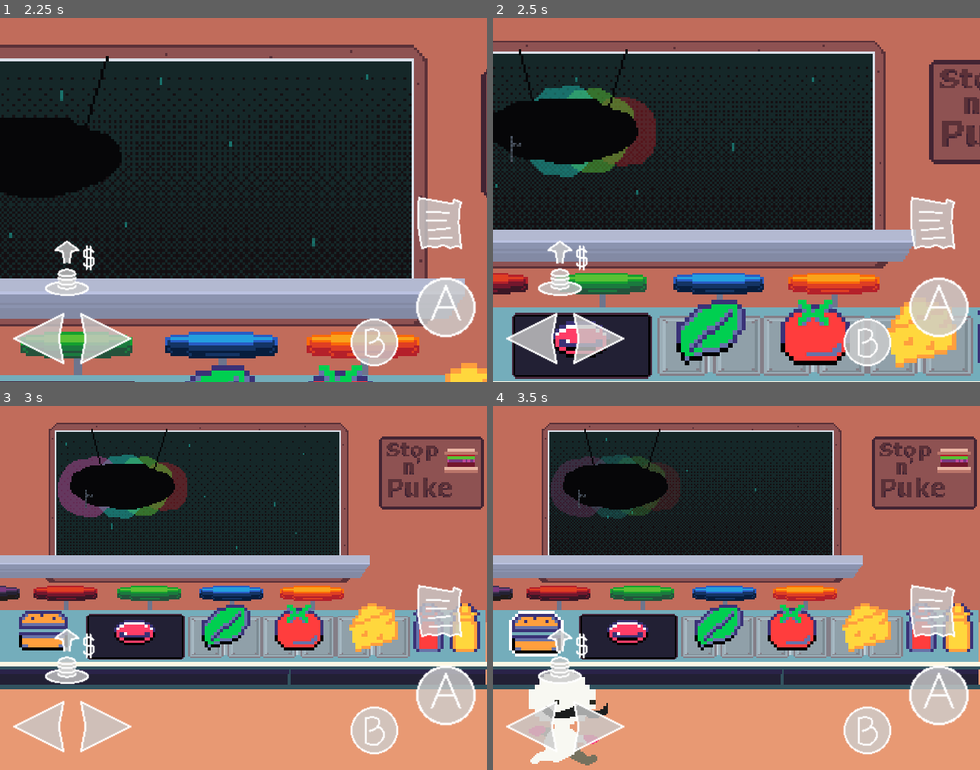
Above: before the commit, frames 1-4 (two rows, left to right).
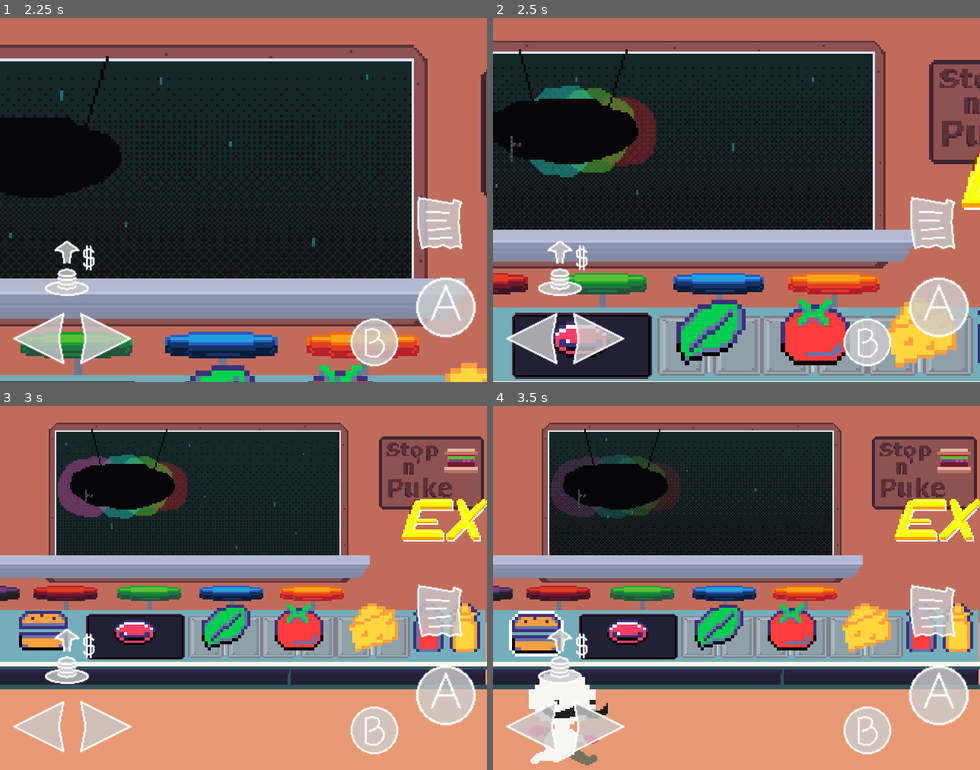
Above: after the commit, the same moments.

Repository: LettucePie/burgert
Game: Godot game, scene res://scenes/play.tscn
Same seed, same stepped clock (60 frames per second), same inputs: the game is played once before the commit and once after it. Sound files missing from this copy of the repository are replaced by a short silence.
Inputs (mouse positions are in pixels of both pictures, inside the frame that each line leads up to):
- Up to frame 1 (2.25 s): click "Play-EX" at 0.5 s; tap Enter (menu) at 1.25 s; move the mouse to (350, 181) at 1.27 s; hold Right (right) 1.28-2 s; tap Z (confirm) at 1.35 s; click (350, 181) at 1.42 s; drag from (146, 218) to (219, 272) at 2.02 s
- Up to frame 2 (2.5 s): no input
- Up to frame 3 (3 s): move the mouse to (292, 507) at 2.77 s; hold Right (right) from 2.78 s (still down); tap Z (confirm) at 2.85 s
- Up to frame 4 (3.5 s): keep holding Right (right)

Frame 1 is identical in both runs. In frame 2, 0.4% of the frame differs, in the area x 96-100%, y 35-53%; in frame 3, 1.2%, in the area x 82-100%, y 25-38%; in frame 4, 1.2%.

Commit message:
Multilang works with images as well... do not look at that code

Diff:
--- a/lang/multi_lang.gd
+++ b/lang/multi_lang.gd
@@ -56,6 +56,19 @@
 					var node : Node = get_node(NodePath(n["path"]))
 					if n["data1"]["type"] == "text":
 						node.text = n["data1"]["data2"]
+					if n["data1"]["type"] == "image":
+						node.texture = load(n["data1"]["data2"])
+					if n["data1"]["type"] == "image_host":
+						for ix in n["data1"]["data2"].size():
+							var setter = n["data1"]["setter"][ix][0]
+							print(setter)
+							if node.has_method(setter):
+								print("ImageHost: ", node, " Has Method: ", setter)
+								var send = []
+								for block in n["data1"]["data2"]:
+									for res in block:
+										send.append(load(res))
+								node.call(setter, send)
 
 
 func _build_template():
